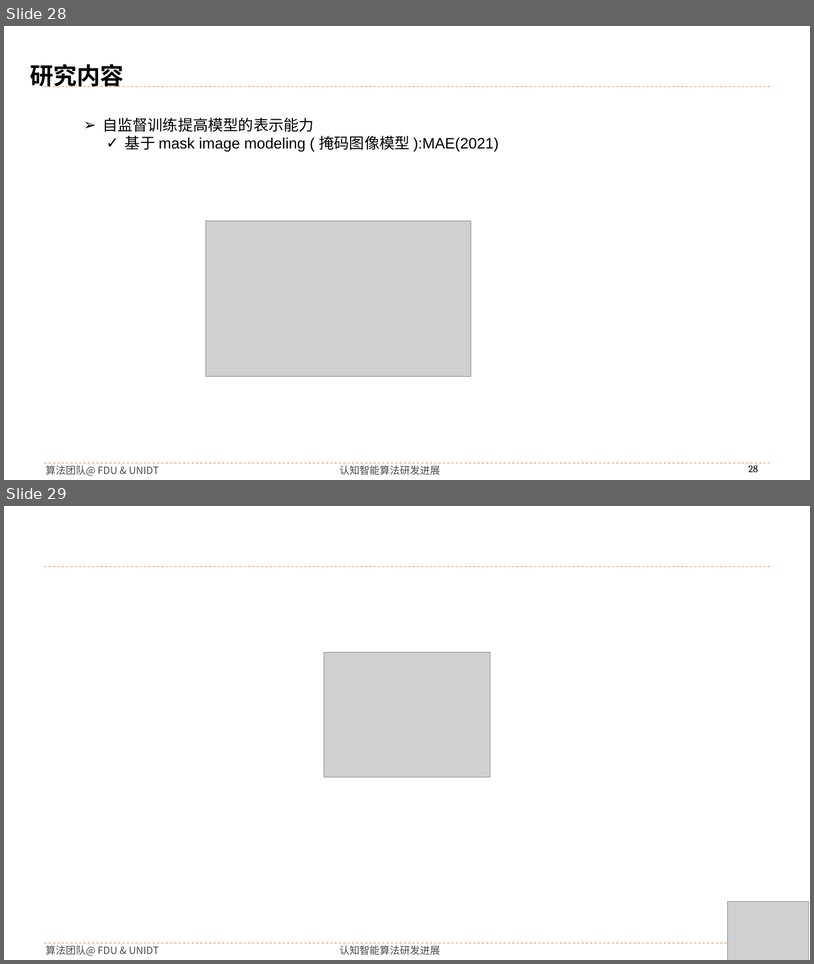
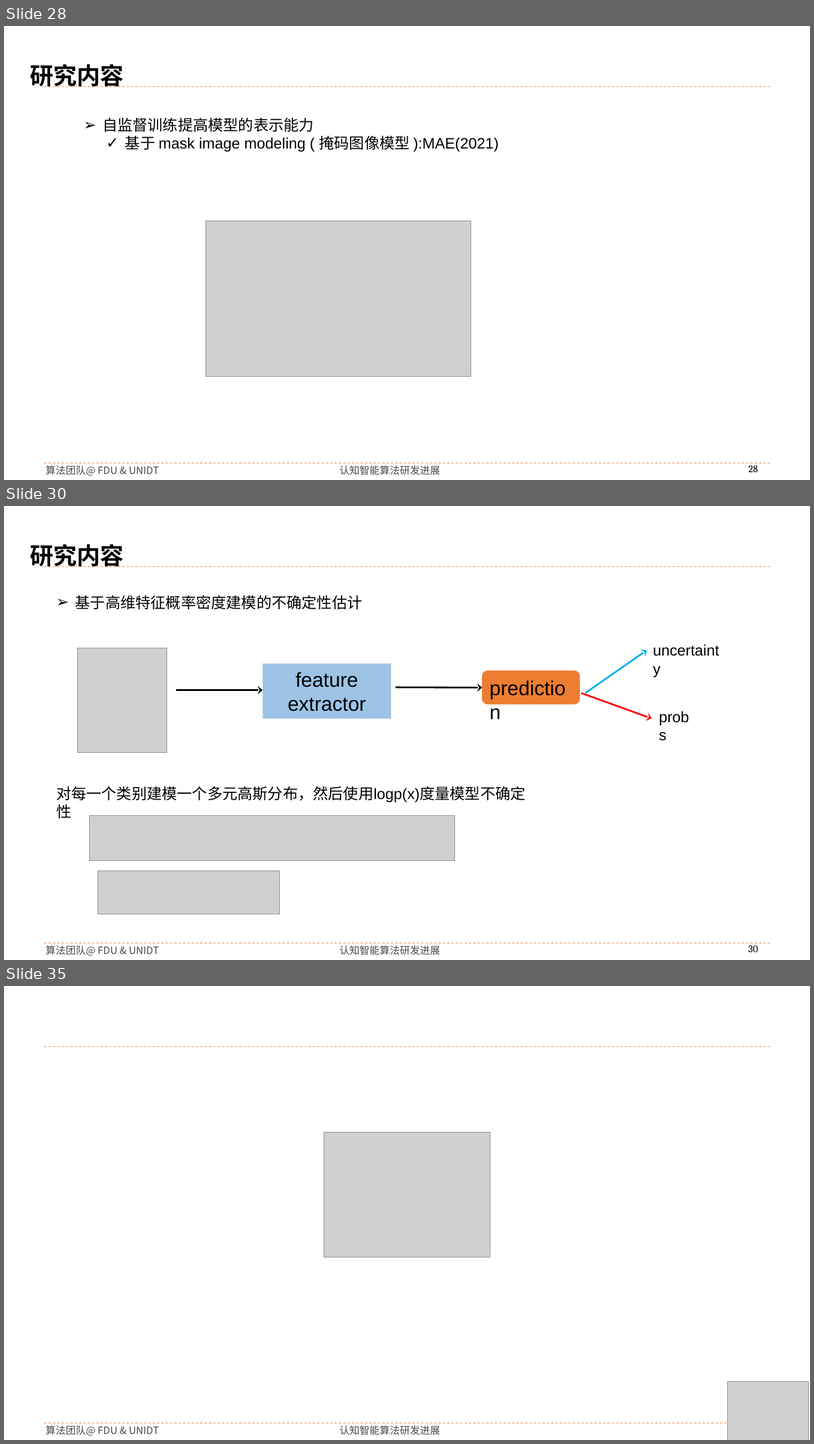
Before and after one commit to buyizhiyou/YYMUncertainty, a slide deck: pre/ddu_pre.pptx. Shown one above the other, each under a label of ours: slides 28 and 29 before the commit, slides 28, 30 and 35 after it; the slides between them are not shown. The pictures are 814x964 and 814x1444 pixels, drawn with LibreOffice and Linux fonts; fonts in the diff are those of the drawing; grey boxes stand for pictures; background and template pictures are left out. Boxes give left, top, right and bottom in pixels: in the first picture for what was removed or moved away, otherwise in the second. Text is boxed around its words. In the diff, an @@ line names an element or a change of style, - is before the commit and + after.

```diff
--- a/pre/ddu_pre.pptx
+++ b/pre/ddu_pre.pptx
@@ slide 30 added at box(4, 506, 810, 960), background #FFFFFF; not listed: 5 template elements that a slide beside it also shows @@
@@ text added at box(30, 544, 124, 567), 28 pt, text #000000, bold @@
+研究内容
@@ text added at box(75, 595, 363, 609), 18 pt, text #000000 @@
+➢ 基于高维特征概率密度建模的不确定性估计
@@ group added at box(78, 638, 729, 753): 4 arrows, 2 texts, 1 rectangle, 1 rounded rectangle, 1 picture @@
+feature extractor
+prediction
+uncertainty
+probs
@@ text added at box(56, 786, 526, 802), 18 pt, text #000000 @@
+对每一个类别建模一个多元高斯分布，然后使用logp(x)度量模型不确定性
@@ picture added at box(90, 816, 455, 861) @@
@@ picture added at box(98, 871, 280, 915) @@
@@ what was slide 29 is now slide 35 @@
```
Also in this commit, not shown: 5 other slides added, 28 other files.
